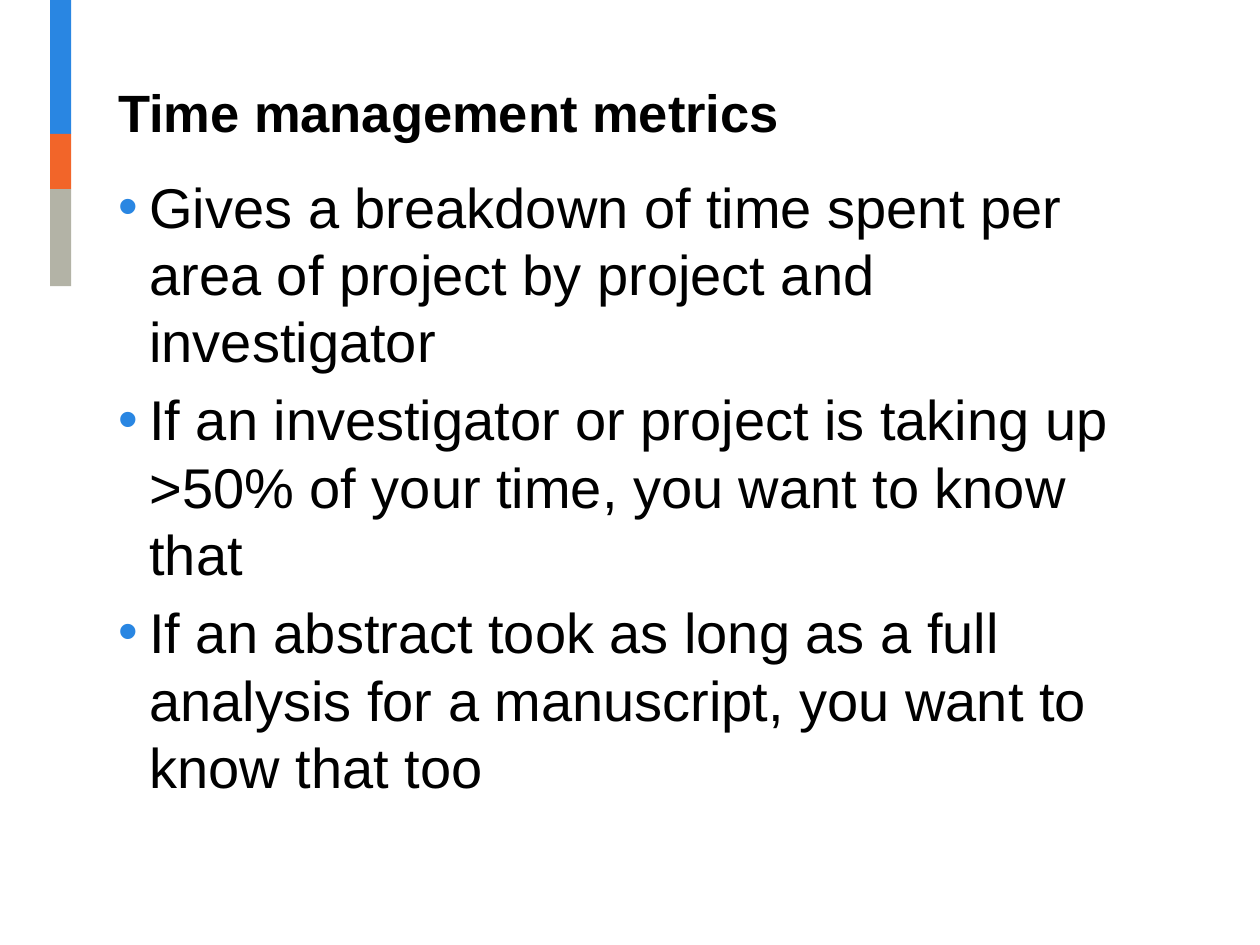
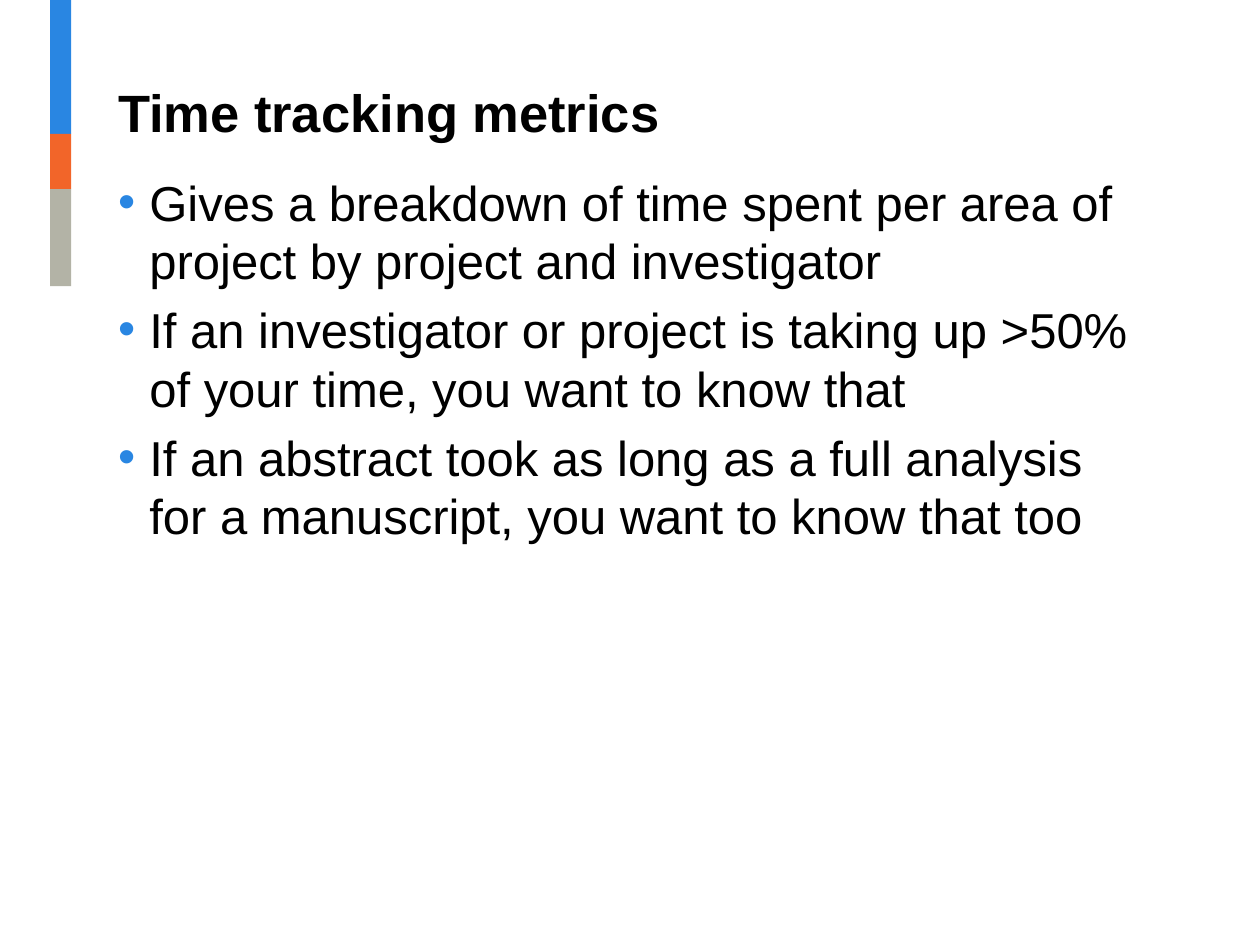
Before and after one commit to jalavery/timetrackR, a slide deck: slide 5 of Project management shiny app presentation.pptx (slide 6 before the commit). Drawn at 1260x945 pixels with LibreOffice and Linux fonts; fonts in the diff are those of the drawing; background and template pictures are left out. Boxes give left, top, right and bottom in pixels: in the first picture for what was removed or moved away, otherwise in the second. Text is boxed around its words. In the diff, an @@ line names an element or a change of style, - is before the commit and + after.

```diff
--- a/Project management shiny app presentation.pptx
+++ b/Project management shiny app presentation.pptx
@@ title at [118,94,660,143]: text changed @@
-Time management metrics
+Time tracking metrics
@@ text "Gives a breakdown of time ..." at [149,185,1128,545]: size 32 to 28 pt @@
```
Also in this commit, not shown: 5 other slides changed, 3 slides added, 2 slides removed, 4 other files.
